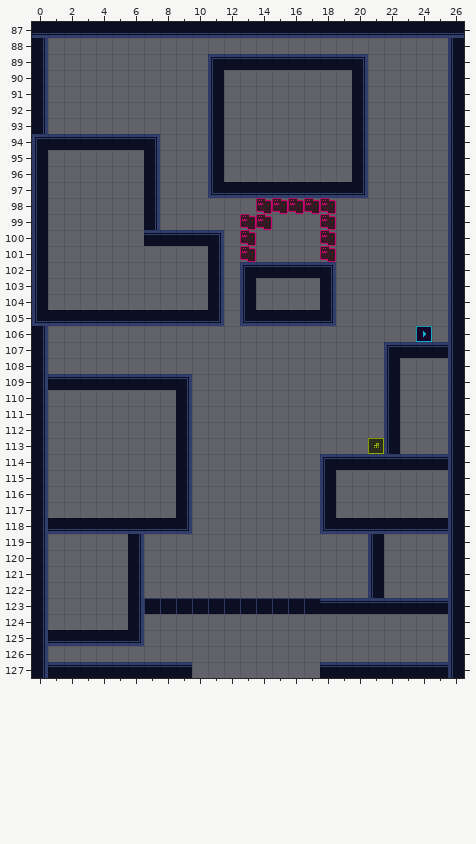
A Tiled map (JSON) gets an edit: src/resource/map/stage0.json. The picture above was drawn from the file before the commit.
Cells are 16x16 px. Shown: x 0..26, y 87..127.
After the commit:
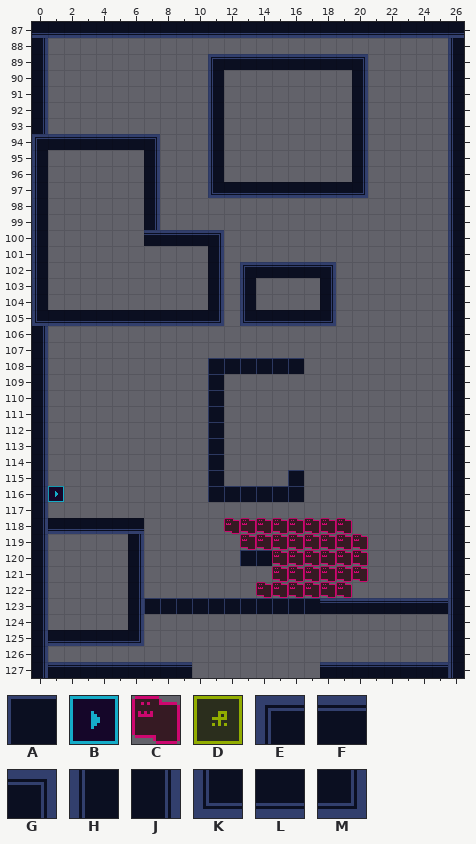
Key: from "BackGround": A 0, B 1, C 2, D 3, E 52, F 53, G 54, H 60, J 62, K 68, L 69, M 70.
_ is an empty cell, . an unchanged one.
The exact change:
--- layer "BackGround"
@@ x 13..18 @@
- 98 .CCCCC
- 99 CC...C
-100 C....C
-101 C....C
+ 98 ._____
+ 99 __..._
+100 _...._
+101 _...._
@@ x 1..25 @@
-106 .......................B.
-107 .....................EFFF
-108 ..........______.....H...
-109 FFFFFFFFG._..........H...
-110 ........J._..........H...
-111 ........J._..........H...
-112 ........J._..........H...
-113 ........J._.........DH...
-114 ........J._......EFFFFFFF
-115 ........J._...._.H.......
-116 _.......J.______.H.......
-117 ........J........H.......
-118 ......LLM..______KLLLLLLL
-119 ............________H....
-120 ............________H....
-121 ..............______H....
-122 .............______.H....
+106 ......................._.
+107 .....................____
+108 ..........AAAAAA....._...
+109 _________.A.........._...
+110 ........_.A.........._...
+111 ........_.A.........._...
+112 ........_.A.........._...
+113 ........_.A.........__...
+114 ........_.A......________
+115 ........_.A....A._.......
+116 B......._.AAAAAA._.......
+117 ........_........_.......
+118 ......___..CCCCCCCC______
+119 ............CCCCCCCC_....
+120 ............AACCCCCC_....
+121 ..............CCCCCC_....
+122 .............CCCCCC._....
